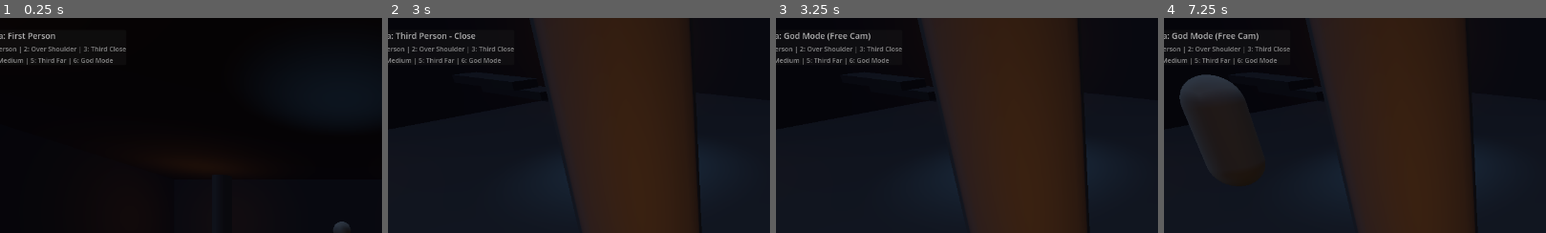
Above: before the commit, frames 1-4 (left to right).
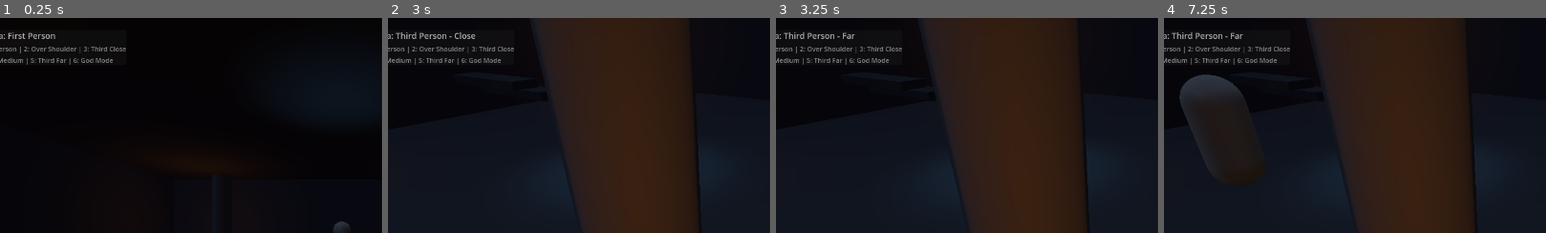
Above: after the commit, the same moments.

Repository: alanops/brackeys-gamejam-2025
Game: Godot game, scene res://src/scenes/DungeonRoomFixed.tscn
The game is run twice, just before and just after one commit, with the same random seed, the same clock (stepped at 60 frames per second) and the same inputs.
Inputs (mouse positions are % of the whole screen's width and height, from its top left):
- Up to frame 1 (0.25 s): no input
- Up to frame 2 (3 s): tap Enter at 0.5 s; move the mouse to (55, 50) at 0.52 s; hold 1 (camera_first_person) 0.53-1.28 s; hold W (move_forward) from 0.53 s (still down); tap Space (jump) at 0.77, 1.52 s; tap 2 (camera_third_close) at 0.8, 1.35 s; tap R (reset_scene) at 1.25, 2, 2.75 s; move the mouse to (45, 50) at 1.27 s; tap 4 (camera_third_far) at 1.55 s; move the mouse to (52, 48) at 2.02 s; hold 4 (camera_third_far) 2.03-2.78 s; tap 3 (camera_third_medium) at 2.3, 2.85 s; move the mouse to (49, 52) at 2.77 s
- Up to frame 3 (3.25 s): keep holding W (move_forward); tap Space (jump) at 3.02 s; tap 5 (camera_top_down) at 3.05 s
- Up to frame 4 (7.25 s): tap R (reset_scene) at 3.5, 5.75 s; move the mouse to (57, 51) at 3.52 s; hold 5 (camera_top_down) 3.53-4.28 s; tap Space (jump) at 3.77, 4.52, 6.02, 6.77 s; tap 1 (camera_first_person) at 3.8, 4.35 s; move the mouse to (42, 49) at 4.27 s; tap 2 (camera_third_close) at 4.55 s; move the mouse to (51, 50) at 5.02 s; hold 2 (camera_third_close) 5.03-5.78 s; tap 4 (camera_third_far) at 5.3, 5.85 s; move the mouse to (46, 48) at 5.77 s; release W (move_forward) at 5.78 s; hold D (move_right) 5.78-6.53 s; tap 3 (camera_third_medium) at 6.05 s; move the mouse to (55, 50) at 6.52 s; hold W (move_forward) from 6.53 s (still down); hold 3 (camera_third_medium) from 6.53 s (still down); tap 5 (camera_top_down) at 6.8 s
The pictures show only the part of the screen within x 5-55%, y 0-50%; the shares and areas given below are measured in that part.

Frames 1-2 are identical in both runs. In frame 3, 0.4% of the frame differs, in the area x 2-25%, y 6-11%; in frame 4, 0.4%.

Commit message:
Fix camera input mapping - use direct key codes for 6 cameras
- Fixed input handling to use direct key codes (1-6)
- Properly mapped all 6 camera modes:
  1: First Person
  2: Over The Shoulder
  3: Third Person Close
  4: Third Person Medium
  5: Third Person Far
  6: God Mode
- Added debug output to track camera switching and positioning
- This fixes the issue where cameras 2-5 appeared the same

Now all 6 camera modes should work correctly\!

Diff:
--- a/src/scripts/CameraController.gd
+++ b/src/scripts/CameraController.gd
@@ -117,16 +117,21 @@
 	last_player_velocity = player.velocity if player.velocity else Vector3.ZERO
 
 func _input(event):
-	if event.is_action_pressed("camera_first_person"):
-		set_camera_mode(CameraMode.FIRST_PERSON)
-	elif event.is_action_pressed("camera_third_close"):
-		set_camera_mode(CameraMode.OVER_THE_SHOULDER)
-	elif event.is_action_pressed("camera_third_medium"):
-		set_camera_mode(CameraMode.THIRD_PERSON_CLOSE)
-	elif event.is_action_pressed("camera_third_far"):
-		set_camera_mode(CameraMode.THIRD_PERSON_MEDIUM)
-	elif event.is_action_pressed("camera_top_down"):
-		set_camera_mode(CameraMode.GOD_MODE)
+	# Using direct key checks since we need 6 keys but only have 5 input actions
+	if event is InputEventKey and event.pressed:
+		match event.keycode:
+			49:  # Key 1
+				set_camera_mode(CameraMode.FIRST_PERSON)
+			50:  # Key 2
+				set_camera_mode(CameraMode.OVER_THE_SHOULDER)
+			51:  # Key 3
+				set_camera_mode(CameraMode.THIRD_PERSON_CLOSE)
+			52:  # Key 4
+				set_camera_mode(CameraMode.THIRD_PERSON_MEDIUM)
+			53:  # Key 5
+				set_camera_mode(CameraMode.THIRD_PERSON_FAR)
+			54:  # Key 6
+				set_camera_mode(CameraMode.GOD_MODE)
 
 	# Handle mouse look for different camera modes
 	if event is InputEventMouseMotion and Input.get_mouse_mode() == Input.MOUSE_MODE_CAPTURED:
@@ -169,6 +174,7 @@
 	update_camera_mode()
 
 func update_camera_mode():
+	print("\nSwitching to camera mode: ", get_camera_mode_name())
 	match camera_mode:
 		CameraMode.FIRST_PERSON:
 			first_person_camera.current = true
@@ -196,6 +202,7 @@
 			current_distance = third_person_distances.get(camera_mode, 4.0)
 			current_height = third_person_heights.get(camera_mode, 2.0)
 			current_angle = third_person_angles.get(camera_mode, -15.0)
+			print("Camera settings - Distance: ", current_distance, " Height: ", current_height, " Angle: ", current_angle)
 
 			# Apply position immediately on mode change
 			apply_third_person_position()
@@ -205,6 +212,8 @@
 				actual_rotation = Vector3(deg_to_rad(current_angle), 0, 0)
 				camera_arm.position = actual_position
 				third_person_camera.rotation.x = actual_rotation.x
+				print("Camera arm position: ", camera_arm.position)
+				print("Third person camera global position: ", third_person_camera.global_position)
 
 func update_third_person_camera(delta):
 	# Get current mode settings
@@ -253,6 +262,11 @@
 	# Calculate desired position
 	desired_position = Vector3(mode_offset.x, current_height - 1.6, -current_distance)
 	desired_rotation = Vector3(deg_to_rad(current_angle), 0, 0)
+
+	print("Applying third person position:")
+	print("  Desired position: ", desired_position)
+	print("  Current distance: ", current_distance)
+	print("  Current height: ", current_height)
 
 	# Initialize actual position if needed
 	if actual_position == Vector3.ZERO:
